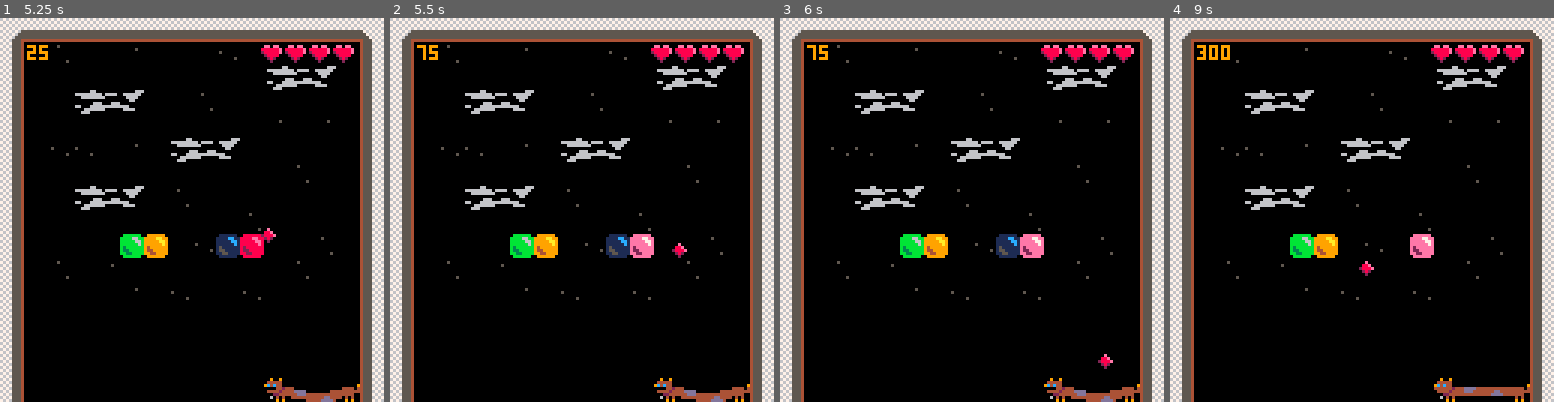
Above: before the commit, frames 1-4 (left to right).
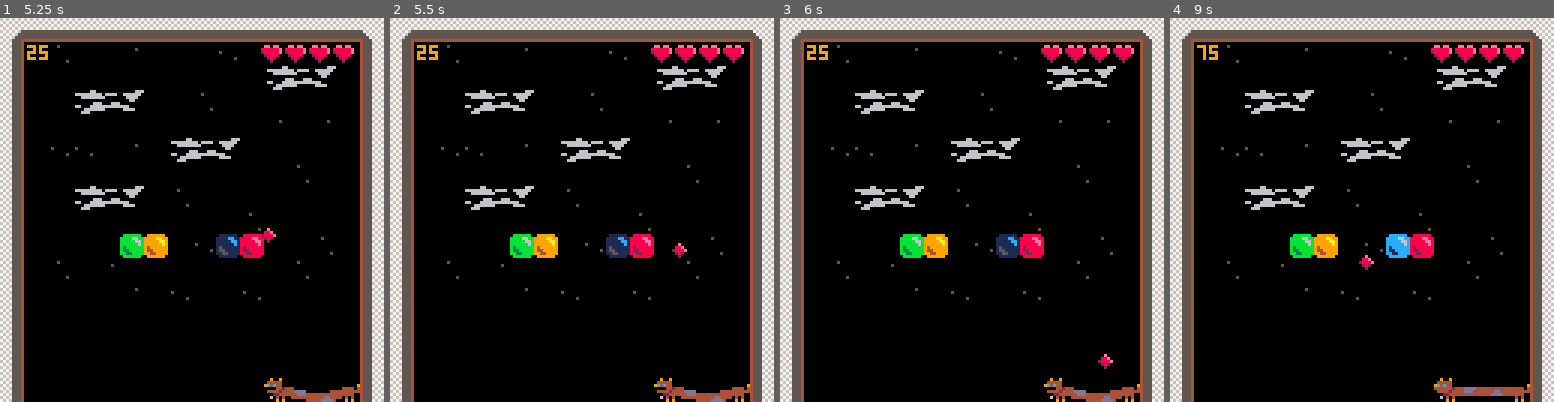
Above: after the commit, the same moments.

Repository: dan-powell/borkanoid
Game: PICO-8 cartridge ping.p8
Same seed, same stepped clock (60 frames per second), same inputs: the game is played once before the commit and once after it.
Inputs:
- Up to frame 1 (5.25 s): tap X (X key) at 0.33, 0.7, 1.43, 2.58, 3.1, 3.62, 4.13, 4.65, 5.17 s; tap O (Z key) at 1.07, 1.8, 2.43, 3.07, 3.7, 4.33, 4.97 s; hold Right 2.33-3.33 s; hold Right 3.38-4.22 s; hold Right from 4.72 s (still down)
- Up to frame 2 (5.5 s): keep holding Right
- Up to frame 3 (6 s): tap O (Z key) at 5.6 s; tap X (X key) at 5.68 s; release Right at 5.72 s
- Up to frame 4 (9 s): hold Left 6.15-6.98 s; tap X (X key) every 0.52 s from 6.2 to 8.78 s; tap O (Z key) every 0.63 s from 6.23 to 8.77 s; hold Right 7.03-8.03 s; hold Right 8.08-8.92 s

Frame 1 is identical in both runs. In frame 2, 0.4% of the frame differs, in the area x 7-69%, y 8-63%; in frame 3, 0.4%; in frame 4, 0.9%, in the area x 7-69%, y 7-68%.

Commit message:
Debounce for brick tiles

Diff:
--- a/ping.p8
+++ b/ping.p8
@@ -4,13 +4,8 @@
 
 -- borkanoid - an arkanoid/pinball hybrid thing by dannysomething (dan-powell.uk)
 
--- todo
-
--- success next (level message)
--- levels
--- level reset
--- lives (and losing them)
--- scoring
+-- TODO
+
 -- falling pickups for bonus points
 -- start screen
 -- lose screen
@@ -99,6 +94,7 @@
 -- ====================================
 
 function init_title()
+    printh('title')
     -- set the state of the game
     state = 0
     -- 0 start screen
@@ -164,6 +160,7 @@
 
     if status < 2 then
         -- level in progress
+        update_debounce()
         move_actors()
         update_camera()
         check_win()
@@ -453,6 +450,36 @@
     return 0
 end
 
+-- Debounce - used in relation tiles
+debounce = {}
+function set_debounce(x,y,v)
+    x += (level.mx * 8)
+    y += (level.my * 8)
+    local i = flr(x/grid.w) + level.tw * flr(y/grid.h)
+    debounce[i] = v
+end
+
+function has_debounce(x,y)
+    x += (level.mx * 8)
+    y += (level.my * 8)
+    local i = flr(x/grid.w) + level.tw * flr(y/grid.h)
+    local d = debounce[i]
+    if d == nil then
+        return false
+    end
+    if d <= 0 then
+        return false
+    end
+    return true
+end
+
+-- Decrement all debounce values (each frame)
+function update_debounce(x,y)
+    for k, v in pairs(debounce) do
+        debounce[k] -= 1
+    end
+end
+
 -- collide with a collidable tile
 function collide(x, y)
     t=tget(x, y)
@@ -461,29 +488,32 @@
         -- Test if tile is a brick
         if fget(t, 1) then
 
-            if fget(t, 5) then
-                -- 4th brick
-                tset(x, y, t-1)
-                player.score += 25
-                sfx(2)
-            elseif fget(t, 4) then
-                -- 3rd brick
-                tset(x, y, t-1)
-                player.score += 50
-                sfx(2)
-            elseif fget(t, 3) then
-                -- 2nd brick
-                tset(x, y, t-1)
-                player.score += 75
-                sfx(2)
-            elseif fget(t, 2) then
-                -- Lightest brick
-                tset(x, y, 0)
-                player.score += 100
-                level.b -= 1
-                sfx(2)
+            -- Check if tile has a debounce value
+            if has_debounce(x,y) == false then
+                if fget(t, 5) then
+                    -- 4th brick
+                    tset(x, y, t-1)
+                    player.score += 25
+                    sfx(2)
+                elseif fget(t, 4) then
+                    -- 3rd brick
+                    tset(x, y, t-1)
+                    player.score += 50
+                    sfx(2)
+                elseif fget(t, 3) then
+                    -- 2nd brick
+                    tset(x, y, t-1)
+                    player.score += 75
+                    sfx(2)
+                elseif fget(t, 2) then
+                    -- Lightest brick
+                    tset(x, y, 0)
+                    player.score += 100
+                    level.b -= 1
+                    sfx(2)
+                end
+                set_debounce(x,y,60) -- Set a debounce on tile
             end
-
         end
         return true
     else
@@ -498,6 +528,7 @@
     return mget(flr(x/grid.w), flr(y/grid.h))
 end
 
+-- set the tile at a given pixel position
 function tset(x, y, v)
     x += (level.mx * 8)
     y += (level.my * 8)
@@ -512,8 +543,8 @@
     cls(0)
     map(level.mx,level.my,0,0,level.tw,level.th)
     draw_actors()
-    -- print(stat(0), 0, cam.y) -- debug memory
-    -- print(stat(1), 0, cam.y + 8) -- debug cpu
+    -- print(stat(0), 9, cam.y + cam.h - 16, 7) -- debug memory
+    -- print(stat(1), 9, cam.y + cam.h - 8, 7) -- debug cpu
     camera(0, cam.y)
     draw_ui()
     if status == 0 then
